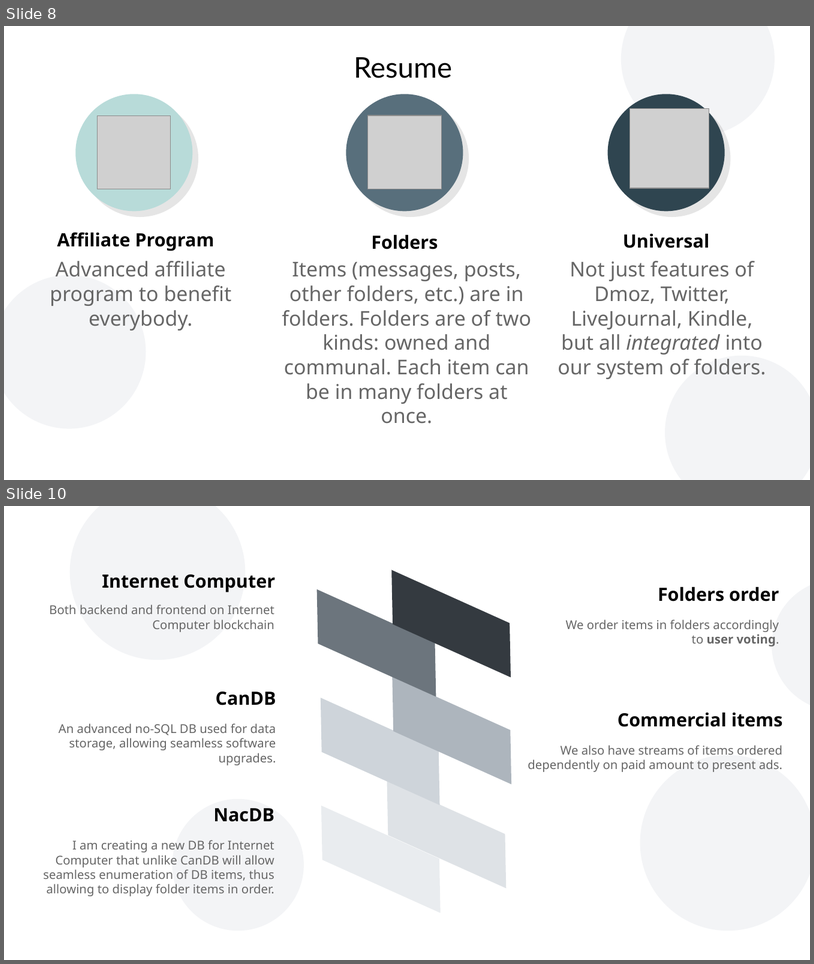
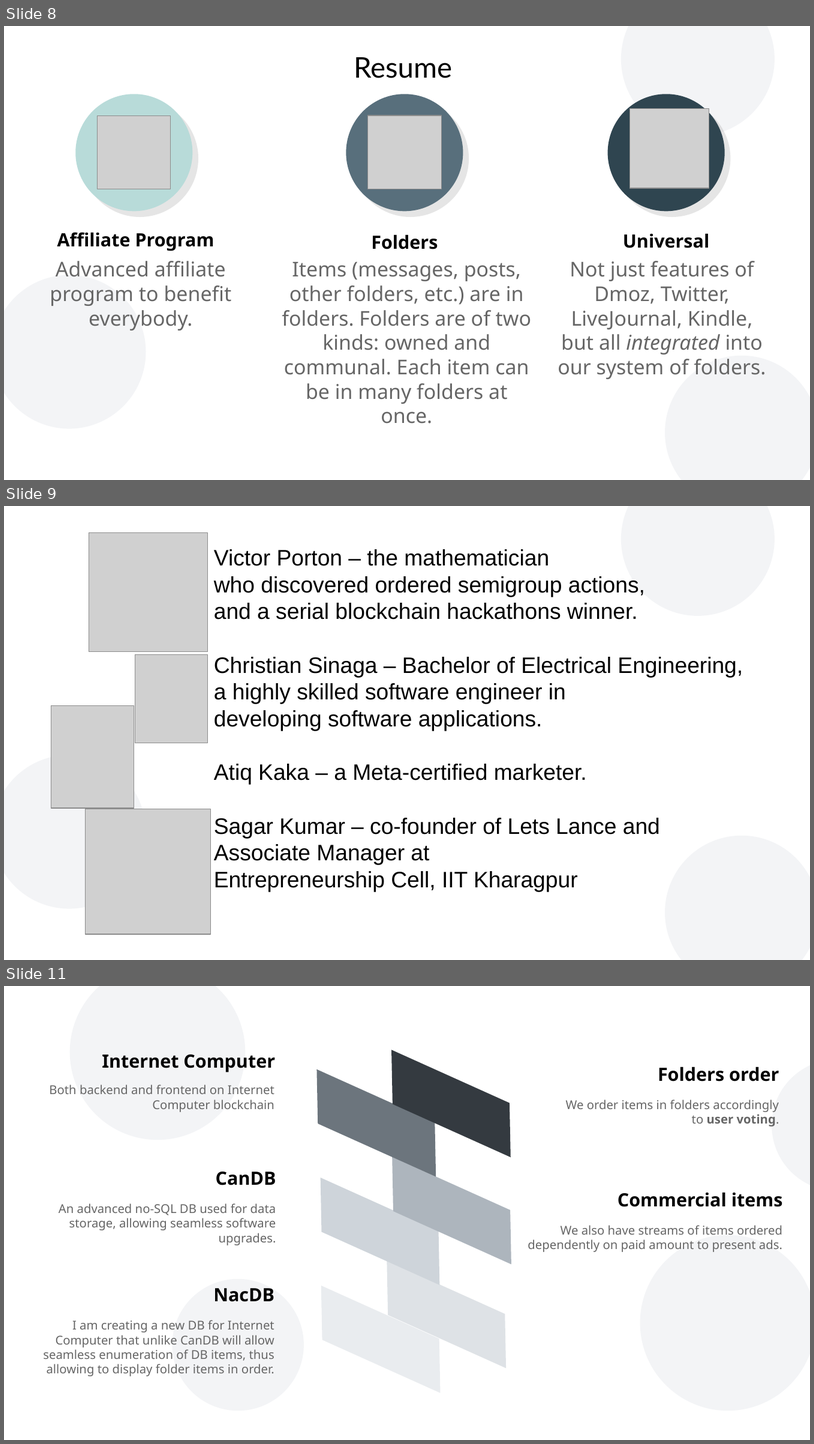
Before and after one commit to vporton/zondirectory2, a slide deck: docs/presentation.odp. Shown one above the other, each under a label of ours: slides 8 and 10 before the commit, slides 8, 9 and 11 after it; the slides between them are not shown. The pictures are 814x964 and 814x1444 pixels, drawn with LibreOffice and Linux fonts; fonts in the diff are those of the drawing; grey boxes stand for pictures; background and template pictures are left out. Boxes give left, top, right and bottom in pixels: in the first picture for what was removed or moved away, otherwise in the second. Text is boxed around its words. In the diff, an @@ line names an element or a change of style, - is before the commit and + after.

```diff
--- a/docs/presentation.odp
+++ b/docs/presentation.odp
@@ slide 9 added at box(4, 506, 810, 960), background #FFFFFF; not listed: 3 template elements that a slide beside it also shows @@
@@ picture added at box(89, 533, 208, 652) @@
@@ text added at box(214, 549, 743, 890), 22 pt, text #000000 @@
+Victor Porton – the mathematician
+who discovered ordered semigroup actions,
+and a serial blockchain hackathons winner.
+Christian Sinaga – Bachelor of Electrical Engineering,
+a highly skilled software engineer in
+developing software applications.
+Atiq Kaka – a Meta-certified marketer.
+Sagar Kumar – co-founder of Lets Lance and
+Associate Manager at
+Entrepreneurship Cell, IIT Kharagpur
@@ picture added at box(135, 655, 207, 742) @@
@@ picture added at box(51, 706, 134, 808) @@
@@ picture added at box(85, 809, 210, 934) @@
@@ what was slide 10 is now slide 11 @@
```
Also in this commit, not shown: 4 slides changed, 5 other files.
